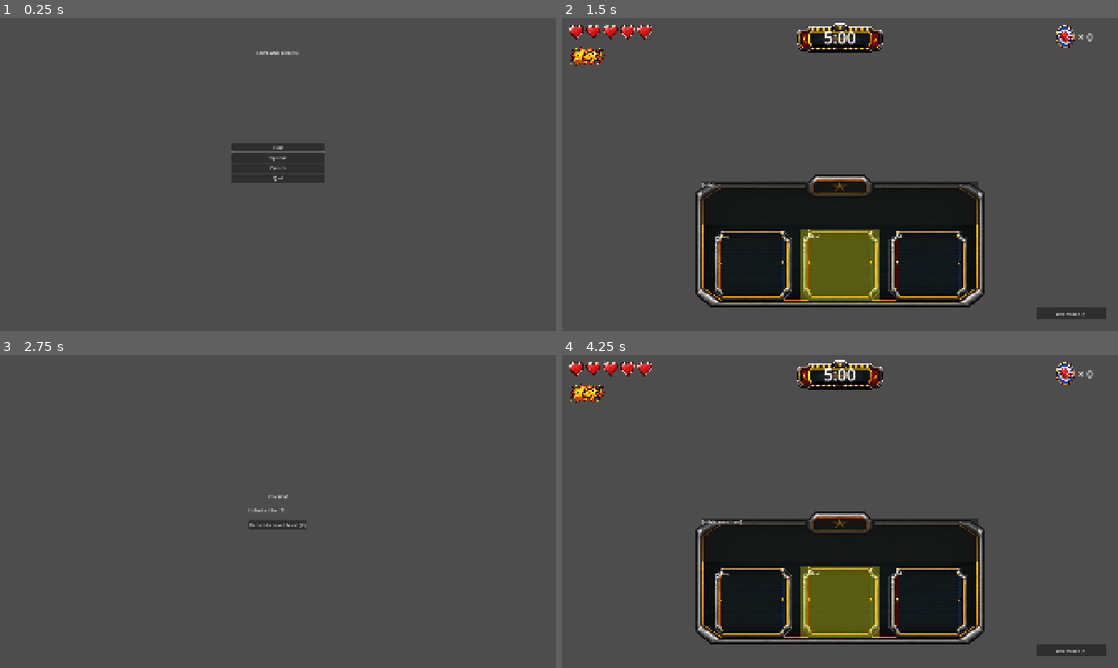
Above: before the commit, frames 1-4 (two rows, left to right).
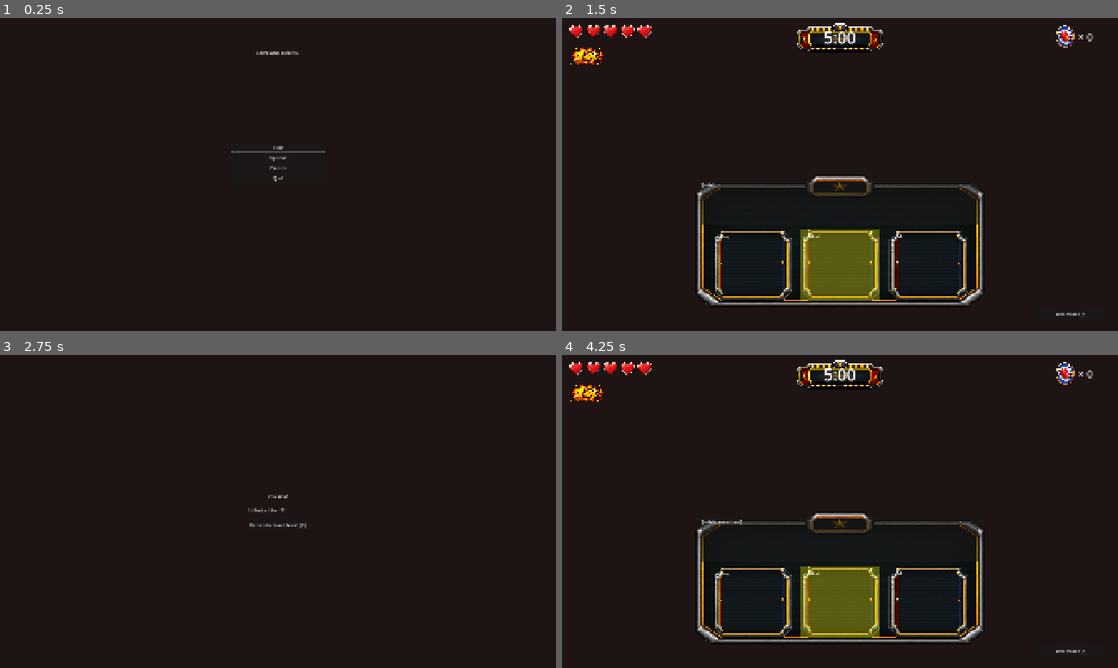
Above: after the commit, the same moments.

Repository: nicholasmejia/love-and-boxing
Game: Godot game, scene res://scenes/title_screen.tscn
The game is run twice, just before and just after one commit, with the same random seed, the same clock (stepped at 60 frames per second) and the same inputs.
Inputs:
- Up to frame 1 (0.25 s): no input
- Up to frame 2 (1.5 s): click "Start" at 0.5 s; click "Tofu (Easy)" at 1.25 s
- Up to frame 3 (2.75 s): click "End Match (K)" at 2 s
- Up to frame 4 (4.25 s): click "Return to Level Select (K)" at 2.75 s; click "Tofu (Easy)" at 3.5 s

The runs differ from the first frame. In frame 1, 98% of the frame differs, in the area x 0-100%, y 0-100%; in frame 2, 76%; in frame 3, 100%; in frame 4, 76%.

Commit message:
fix(window): bigger default window, expanding stretch, dark scene bgs
- Window default override 1280x720 -> 1600x900 so the game starts
  large enough to be comfortable on a modern monitor.
- Stretch aspect 'keep' -> 'expand' so when the window is resized
  off 16:9 the content fills the new shape instead of letterboxing.
  Per-corner anchored HUD nodes still anchor correctly because
  Godot recomputes layout for Control nodes.
- Add a dark crimson (0.12, 0.08, 0.08) ColorRect Background to
  TitleScreen, LevelSelect, Gameplay, and MatchResults so empty
  real estate reads as 'arena ambience' instead of 'unfinished UI'.
  These can later be swapped for bg_ring.png (M15) or per-scene art.

Co-Authored-By: Claude Opus 4.7 (1M context) <noreply@anthropic.com>

Diff:
--- a/project.godot
+++ b/project.godot
@@ -26,11 +26,11 @@
 
 window/size/viewport_width=1920
 window/size/viewport_height=1080
-window/size/window_width_override=1280
-window/size/window_height_override=720
+window/size/window_width_override=1600
+window/size/window_height_override=900
 window/size/resizable=true
 window/stretch/mode="canvas_items"
-window/stretch/aspect="keep"
+window/stretch/aspect="expand"
 
 [editor_plugins]
 
--- a/scenes/gameplay.tscn
+++ b/scenes/gameplay.tscn
@@ -15,6 +15,16 @@
 grow_horizontal = 2
 grow_vertical = 2
 script = ExtResource("1_gmply")
+
+[node name="Background" type="ColorRect" parent="."]
+layout_mode = 1
+anchors_preset = 15
+anchor_right = 1.0
+anchor_bottom = 1.0
+grow_horizontal = 2
+grow_vertical = 2
+mouse_filter = 2
+color = Color(0.12, 0.08, 0.08, 1)
 
 [node name="HeartRow" parent="." instance=ExtResource("2_hearts")]
 layout_mode = 1
--- a/scenes/level_select.tscn
+++ b/scenes/level_select.tscn
@@ -10,6 +10,16 @@
 grow_horizontal = 2
 grow_vertical = 2
 script = ExtResource("1_lvlsel")
+
+[node name="Background" type="ColorRect" parent="."]
+layout_mode = 1
+anchors_preset = 15
+anchor_right = 1.0
+anchor_bottom = 1.0
+grow_horizontal = 2
+grow_vertical = 2
+mouse_filter = 2
+color = Color(0.12, 0.08, 0.08, 1)
 
 [node name="Title" type="Label" parent="."]
 layout_mode = 1
--- a/scenes/match_results.tscn
+++ b/scenes/match_results.tscn
@@ -10,6 +10,16 @@
 grow_horizontal = 2
 grow_vertical = 2
 script = ExtResource("1_mtchrs")
+
+[node name="Background" type="ColorRect" parent="."]
+layout_mode = 1
+anchors_preset = 15
+anchor_right = 1.0
+anchor_bottom = 1.0
+grow_horizontal = 2
+grow_vertical = 2
+mouse_filter = 2
+color = Color(0.12, 0.08, 0.08, 1)
 
 [node name="CenterContainer" type="CenterContainer" parent="."]
 layout_mode = 1
--- a/scenes/title_screen.tscn
+++ b/scenes/title_screen.tscn
@@ -10,6 +10,16 @@
 grow_horizontal = 2
 grow_vertical = 2
 script = ExtResource("1_lab01")
+
+[node name="Background" type="ColorRect" parent="."]
+layout_mode = 1
+anchors_preset = 15
+anchor_right = 1.0
+anchor_bottom = 1.0
+grow_horizontal = 2
+grow_vertical = 2
+mouse_filter = 2
+color = Color(0.12, 0.08, 0.08, 1)
 
 [node name="TitleLabel" type="Label" parent="."]
 layout_mode = 1
